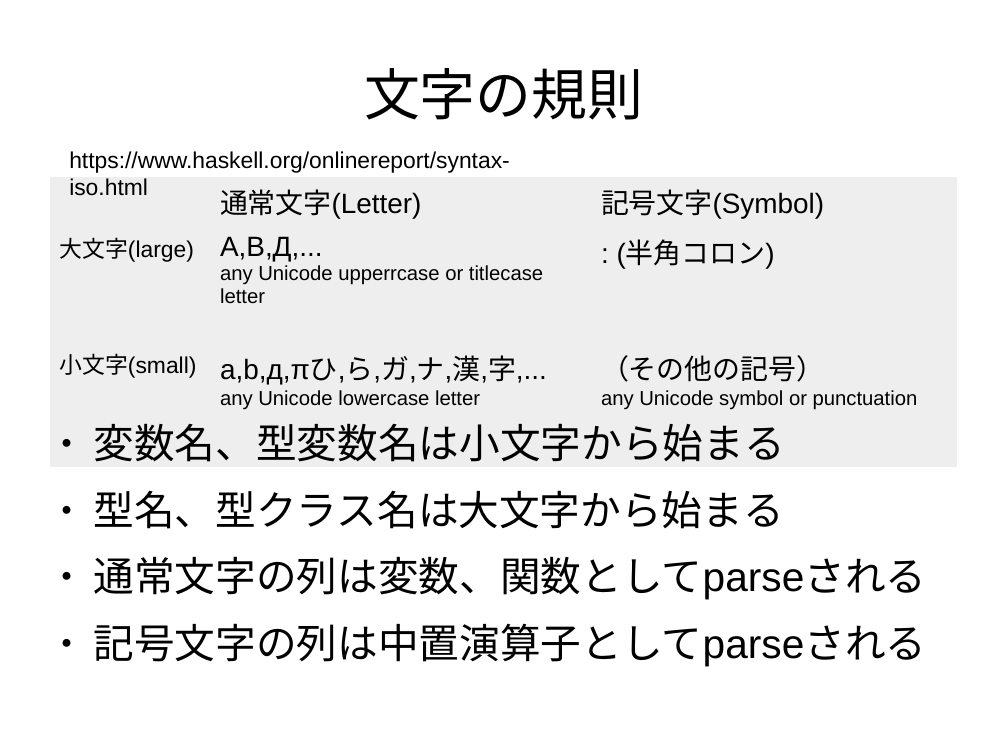
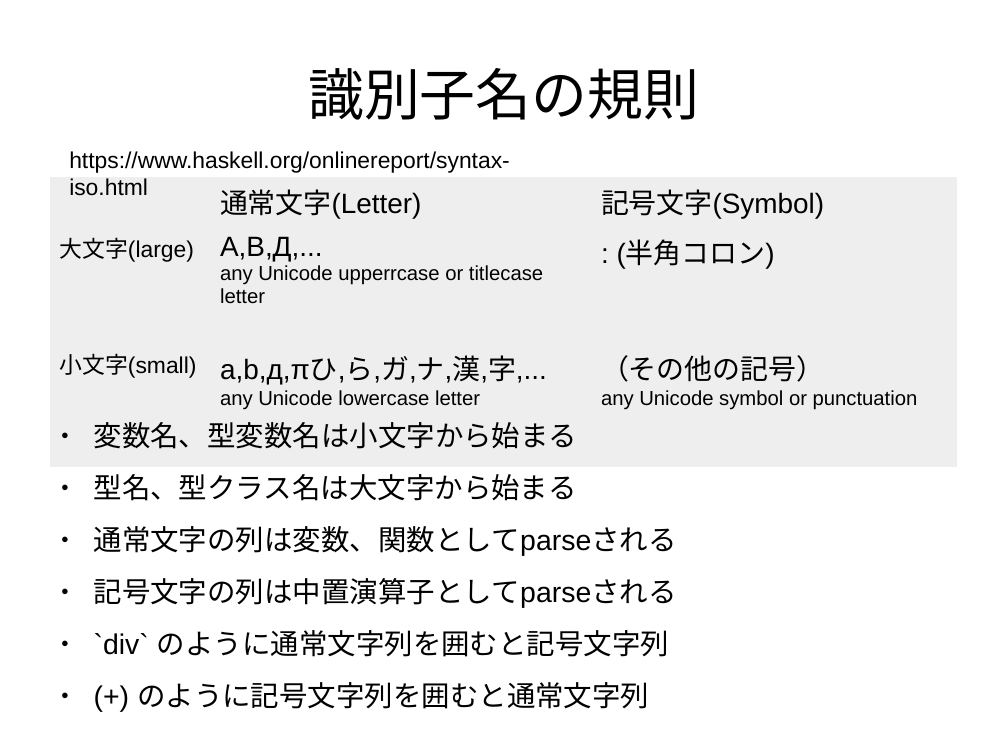
Before and after one commit to nushio3/learn-haskell, a slide deck: slide 31 of Tsukuba-2016.odp (slide 28 before the commit). Drawn at 1008x756 pixels with LibreOffice and Linux fonts; fonts in the diff are those of the drawing. Boxes give left, top, right and bottom in pixels: in the first picture for what was removed or moved away, otherwise in the second. Text is boxed around its words. In the diff, an @@ line names an element or a change of style, - is before the commit and + after.

```diff
--- a/Tsukuba-2016.odp
+++ b/Tsukuba-2016.odp
@@ title at [308, 68, 699, 120]: text changed @@
-文字の規則
+識別子名の規則
@@ text at [94, 422, 677, 608]: size 32 to 22.4 pt in "変数名、型変数名は小文字から始まる", "型名、型クラス名は大文字から始まる", "通常文字の列は変数、関数としてparseされる", "記号文字の列は中置演算子としてparseされる" @@
@@ text at [94, 630, 669, 709]: paragraphs added @@
+● `div` のように通常文字列を囲むと記号文字列
+● (+) のように記号文字列を囲むと通常文字列
```
Also in this commit, not shown: 29 other slides changed, 50 slides added, 11 slides removed.
